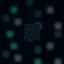
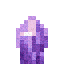
Layers edited between the first and the second (64, 64) image:
showed group "Calibrated sensor" (15 layers) over left=0, top=0, right=64, bottom=64
moved "sculk_sensor_bottom.png #4" into group "Cooldown Calibrated", painted on it over left=0, top=0, right=64, bottom=64
moved "sculk_sensor_top.png #4" into group "Cooldown Calibrated", painted on it over left=0, top=0, right=64, bottom=64
moved "sculk_sensor_side.png #4" into group "Cooldown Calibrated", painted on it over left=0, top=32, right=64, bottom=64
added layer "amethyst #1" in group "Inactive Calibrated" over left=16, top=16, right=48, bottom=64
hid group "Sculk Sensor" (12 layers) over left=0, top=0, right=64, bottom=64
removed group "Cooldown (cd) copy" (3 layers) from group "Cooldown Sensors" over left=24, top=24, right=40, bottom=40
removed layer "sculk_sensor_bottom_cd.png #1" from group "Cooldown (cd) copy" over left=24, top=24, right=40, bottom=40
removed layer "sculk_sensor_top_cd.png #1" from group "Cooldown (cd) copy" over left=24, top=24, right=40, bottom=40
painted on "sculk_sensor_bottom.png #2" over left=0, top=0, right=64, bottom=64
moved "sculk_sensor_top.png #2" above "sculk_sensor_side.png #2", painted on it over left=0, top=0, right=64, bottom=64
painted on "sculk_sensor_side.png #2" over left=0, top=31, right=64, bottom=64
painted on "sculk_sensor_bottom.png #1" over left=0, top=0, right=64, bottom=64
moved "sculk_sensor_top.png #1" above "sculk_sensor_side.png #1", painted on it over left=0, top=0, right=64, bottom=64
painted on "sculk_sensor_side.png #1" over left=0, top=31, right=64, bottom=64
painted on "sculk_sensor_bottom.png" over left=0, top=0, right=64, bottom=64
moved "sculk_sensor_top.png" above "sculk_sensor_side.png", painted on it over left=0, top=0, right=64, bottom=64
painted on "sculk_sensor_side.png" over left=0, top=31, right=64, bottom=64
…and 6 more changes (6 removed)
